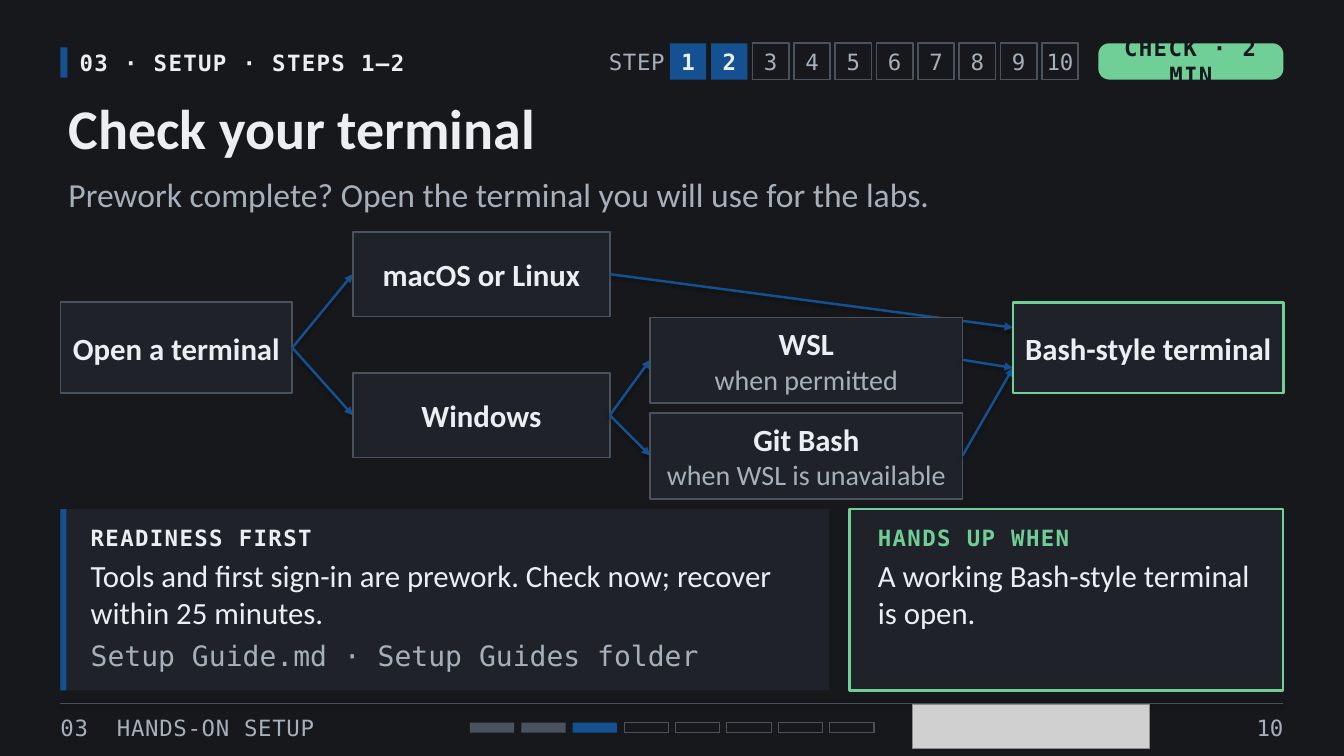
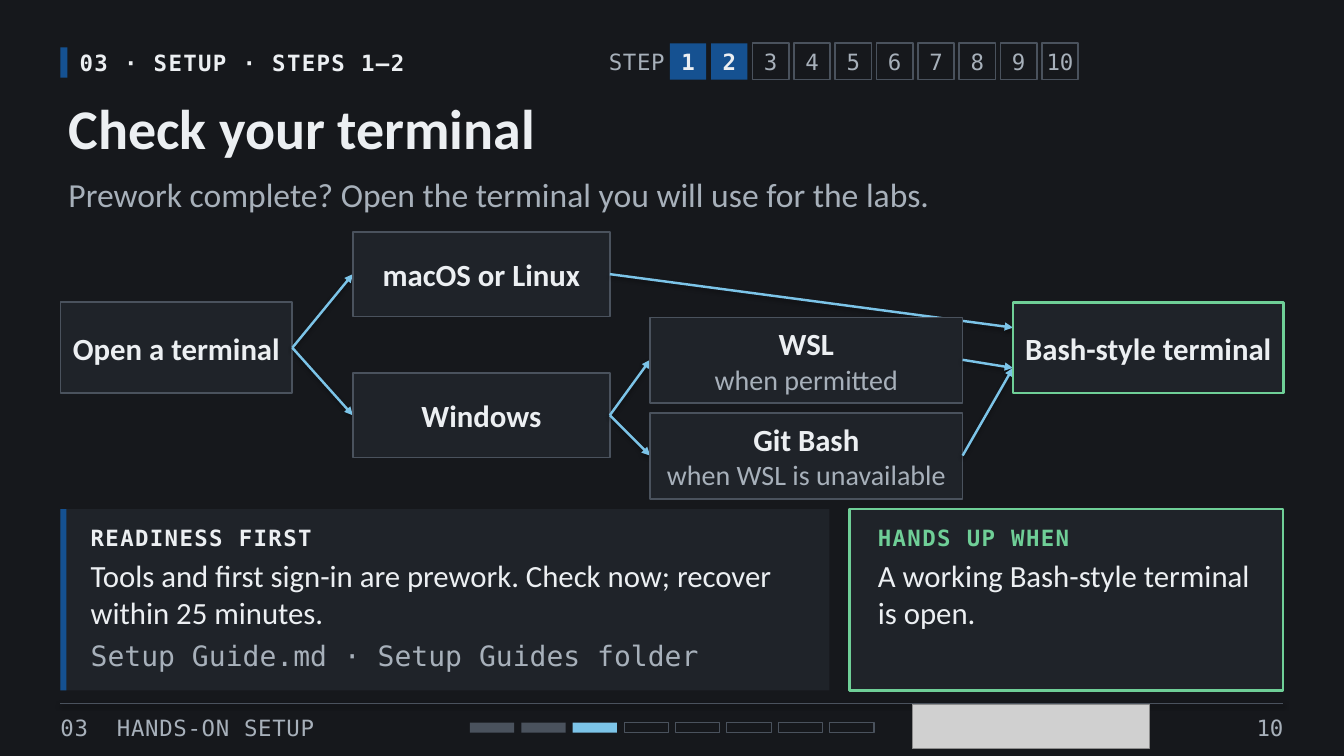
Before and after one commit to OCDEkr/Cite-Talk-2026, a slide deck: slide 10 of CITE-2026-AI-Cybersecurity-Workshop-With-Intro.pptx. Drawn at 1344x756 pixels with LibreOffice and Linux fonts; fonts in the diff are those of the drawing; grey boxes stand for pictures. Boxes give left, top, right and bottom in pixels: in the first picture for what was removed or moved away, otherwise in the second. Text is boxed around its words. In the diff, an @@ line names an element or a change of style, - is before the commit and + after.

```diff
--- a/CITE-2026-AI-Cybersecurity-Workshop-With-Intro.pptx
+++ b/CITE-2026-AI-Cybersecurity-Workshop-With-Intro.pptx
@@ rounded rectangle removed at (1099,43,1285,80) @@
-CHECK · 2 MIN
@@ arrow (292, 348) - (353, 274): stroke #155191 1.75 pt to #7CC4E8 1.75 pt @@
@@ arrow (610, 274) - (1013, 328): stroke #155191 1.75 pt to #7CC4E8 1.75 pt @@
@@ arrow (292, 348) - (353, 415): stroke #155191 1.75 pt to #7CC4E8 1.75 pt @@
@@ arrow (610, 415) - (650, 360): stroke #155191 1.75 pt to #7CC4E8 1.75 pt @@
@@ arrow (963, 360) - (1013, 368): stroke #155191 1.75 pt to #7CC4E8 1.75 pt @@
@@ arrow (963, 456) - (1013, 368): stroke #155191 1.75 pt to #7CC4E8 1.75 pt @@
@@ arrow (610, 415) - (650, 456): stroke #155191 1.75 pt to #7CC4E8 1.75 pt @@
@@ rectangle at (573,723,617,733): fill #155191 to #7CC4E8 @@
```
Also in this commit, not shown: 19 other slides changed.
